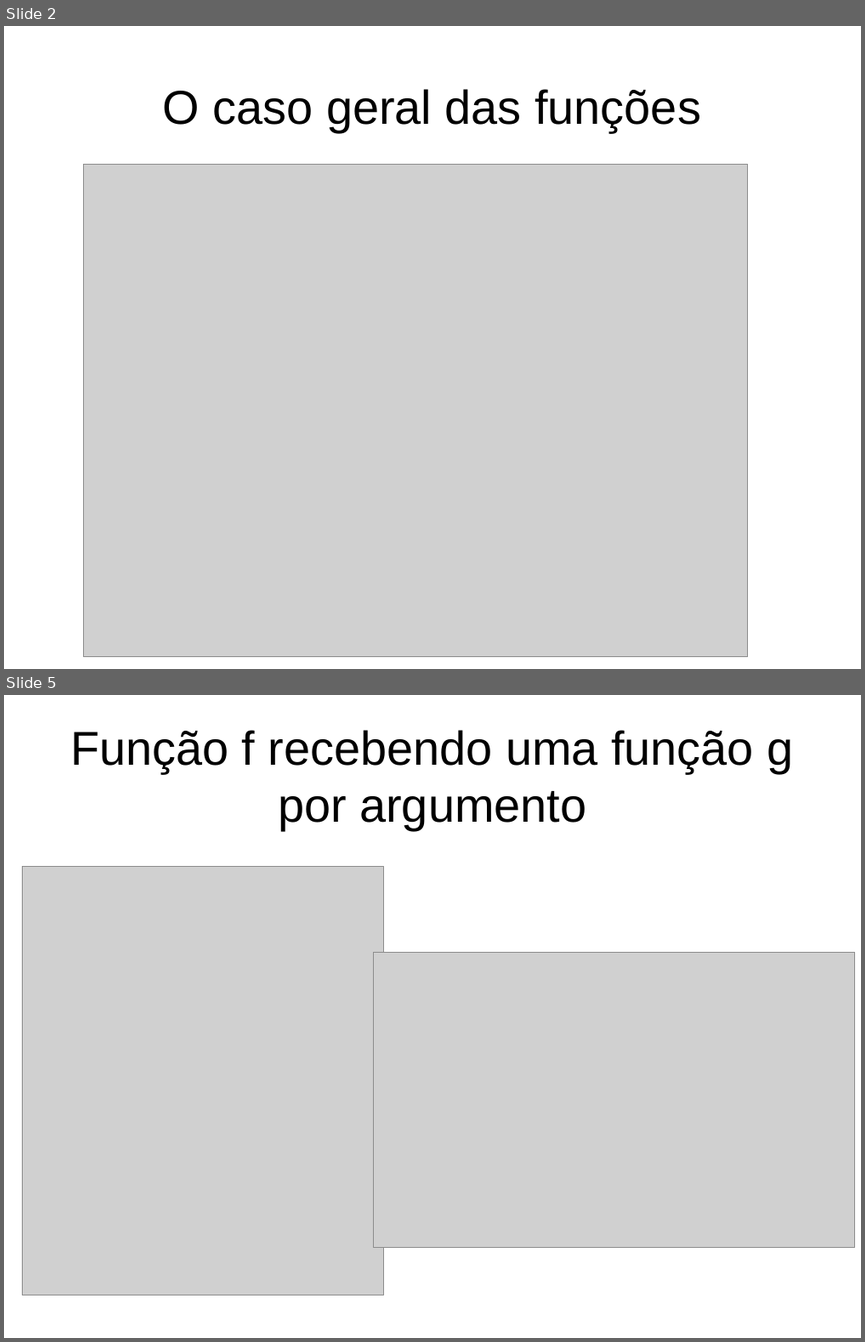
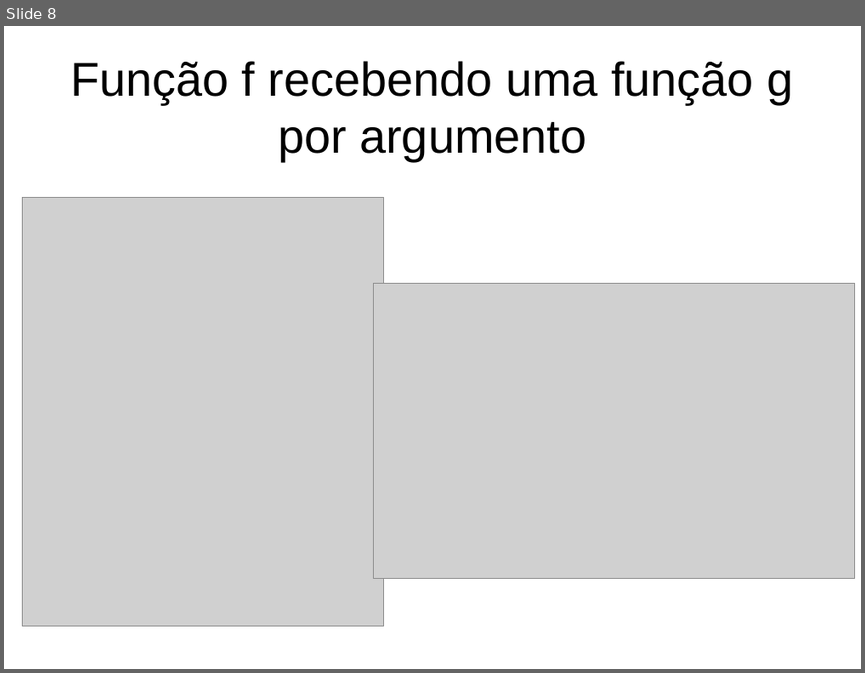
Before and after one commit to iurisegtovich/EQE359_Termodinamica_I, a slide deck: _arquivos_office/material_didatico/curso_parte2D_logica_e_sintaxe_DEF_FUNCOES.odp. Shown one above the other, each under a label of ours: slides 2 and 5 before the commit, slide 8 after it; the slides between them are not shown. The pictures are 865x1342 and 865x673 pixels, drawn with LibreOffice and Linux fonts; fonts in the diff are those of the drawing; grey boxes stand for pictures. Boxes give left, top, right and bottom in pixels: in the first picture for what was removed or moved away, otherwise in the second. Text is boxed around its words. In the diff, an @@ line names an element or a change of style, - is before the commit and + after.

```diff
--- a/_arquivos_office/material_didatico/curso_parte2D_logica_e_sintaxe_DEF_FUNCOES.odp
+++ b/_arquivos_office/material_didatico/curso_parte2D_logica_e_sintaxe_DEF_FUNCOES.odp
@@ slide 2 removed at (x1=4, y1=26, x2=861, y2=669), background #FFFFFF @@
@@ title removed at (x1=163, y1=89, x2=701, y2=132) @@
-O caso geral das funções
@@ picture removed at (x1=83, y1=165, x2=747, y2=657) @@
@@ what was slide 5 is now slide 8 @@
```
Also in this commit, not shown: 2 slides changed, 5 slides added, 1 other slide removed, 12 other files.
